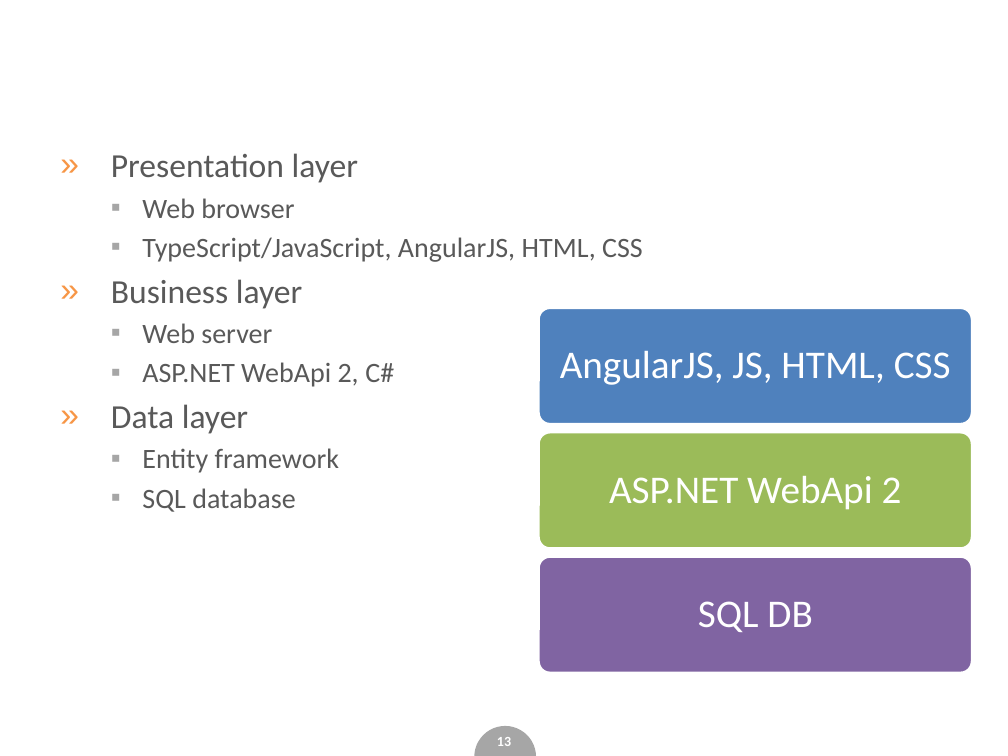
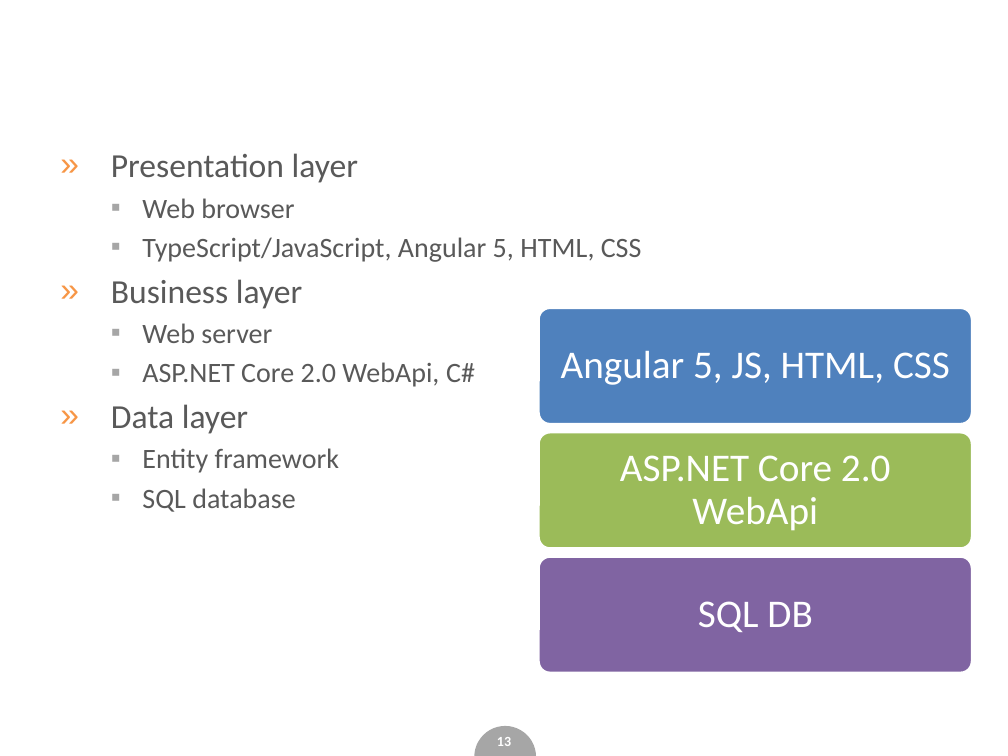
Before and after one commit to Katulus/WebApplictionTestingExample, a slide deck: slide 13 of slides.pptx. Drawn at 1008x756 pixels with LibreOffice and Linux fonts; fonts in the diff are those of the drawing; background and template pictures are left out. Boxes give left, top, right and bottom in pixels: in the first picture for what was removed or moved away, otherwise in the second. Text is boxed around its words. In the diff, an @@ line names an element or a change of style, - is before the commit and + after.

```diff
--- a/slides.pptx
+++ b/slides.pptx
@@ text at (142, 237, 642, 262): text changed @@
-  ▪ TypeScript/JavaScript, AngularJS, HTML, CSS
+  ▪ TypeScript/JavaScript, Angular 5, HTML, CSS
@@ text at (561, 351, 950, 385): text changed @@
-AngularJS, JS, HTML, CSS
+Angular 5, JS, HTML, CSS
@@ text at (142, 362, 475, 387): text changed @@
-  ▪ ASP.NET WebApi 2, C#
+  ▪ ASP.NET Core 2.0 WebApi, C#
@@ text at (620, 455, 891, 531): text changed @@
-ASP.NET WebApi 2
+ASP.NET Core 2.0 WebApi
```
Also in this commit, not shown: 7 other slides changed.
